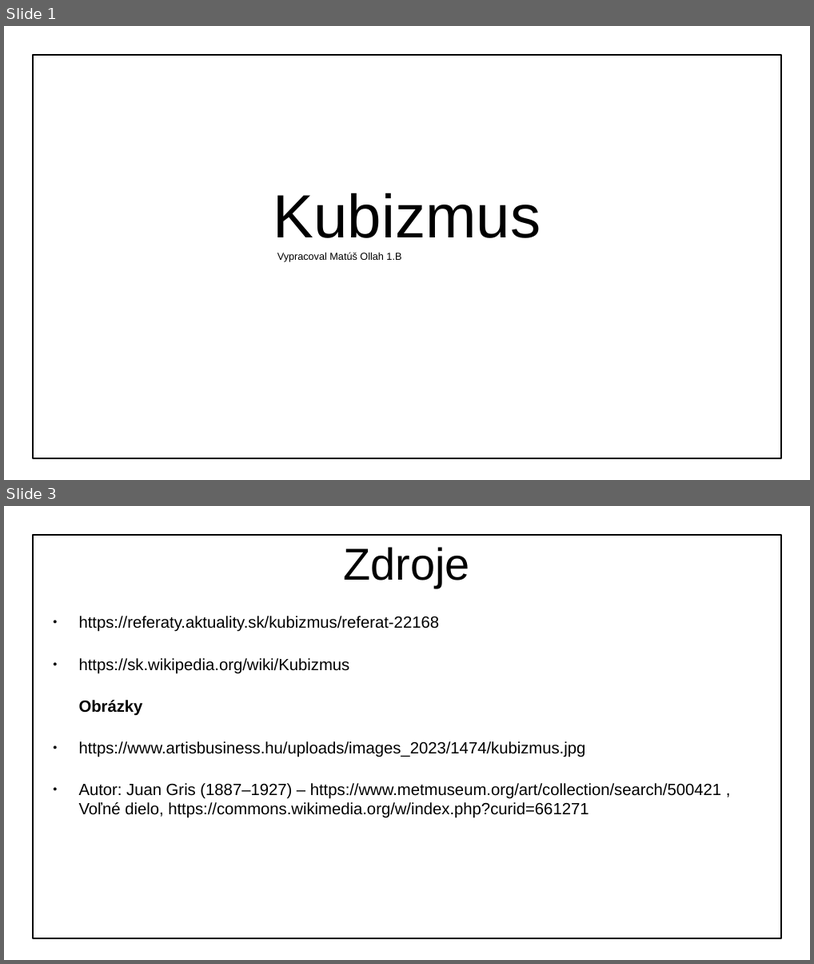
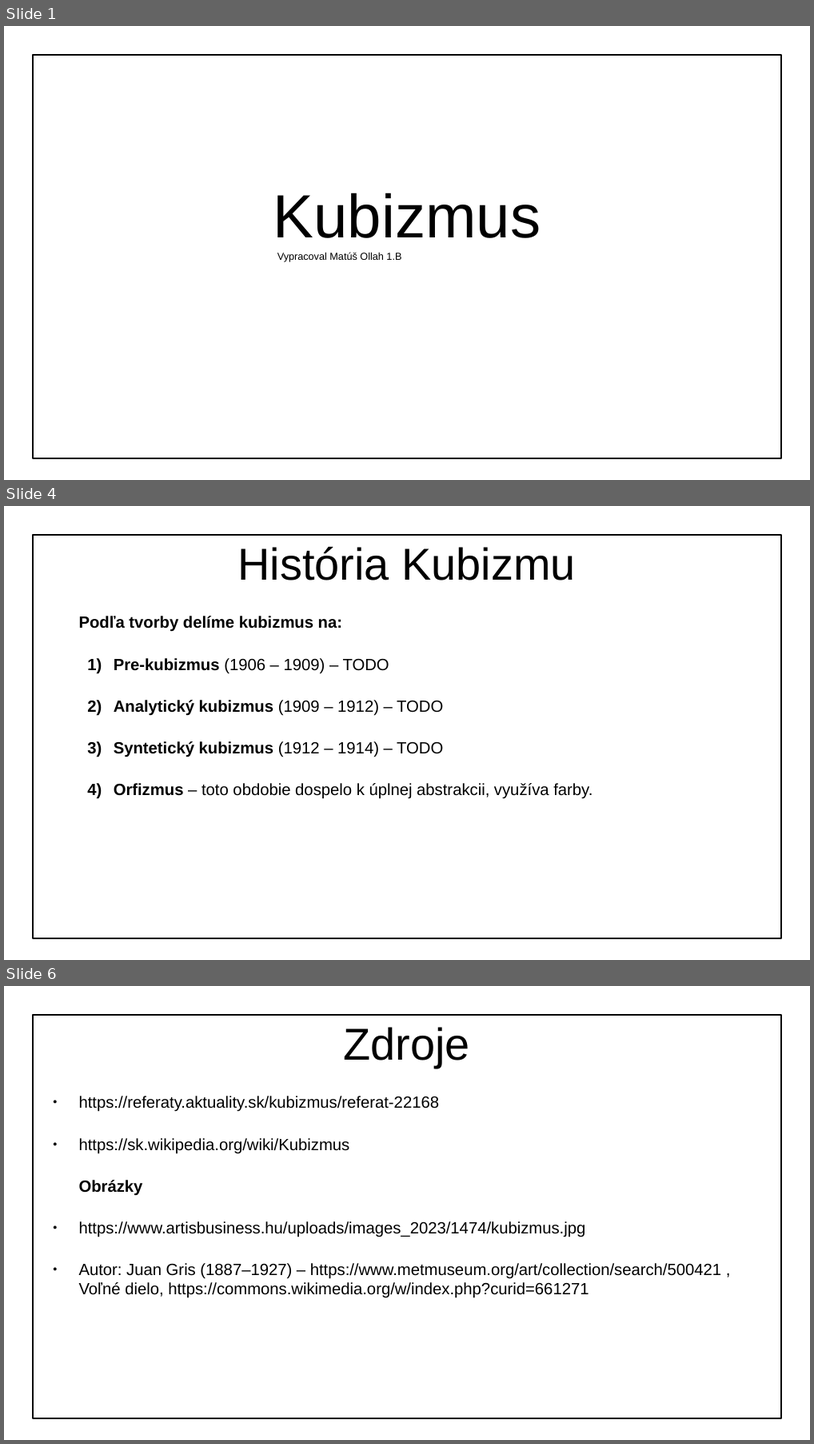
Before and after one commit to MatusOllah/kubizmus-ukl, a slide deck: kubizmus-ukl.odp. Shown one above the other, each under a label of ours: slides 1 and 3 before the commit, slides 1, 4 and 6 after it; the slides between them are not shown. The pictures are 814x964 and 814x1444 pixels, drawn with LibreOffice and Linux fonts; fonts in the diff are those of the drawing; background and template pictures are left out. Boxes give left, top, right and bottom in pixels: in the first picture for what was removed or moved away, otherwise in the second. Text is boxed around its words. In the diff, an @@ line names an element or a change of style, - is before the commit and + after.

Commit message:
história kubizmu

```diff
--- a/kubizmus-ukl.odp
+++ b/kubizmus-ukl.odp
@@ slide 4 added at bbox=[4, 506, 810, 960], background picture (left out) @@
@@ rectangle added at bbox=[33, 535, 782, 938], fill #FFFFFF at 75% opacity, outline #000000 2.01 pt @@
@@ title added at bbox=[238, 547, 575, 580], 44 pt, text #000000 @@
+História Kubizmu
@@ text added at bbox=[79, 616, 593, 799], 16 pt, text #000000 @@
+Podľa tvorby delíme kubizmus na:
+  1) Pre-kubizmus (1906 – 1909) – TODO
+  2) Analytický kubizmus (1909 – 1912) – TODO
+  3) Syntetický kubizmus (1912 – 1914) – TODO
+  4) Orfizmus – toto obdobie dospelo k úplnej abstrakcii, využíva farby.
@@ what was slide 3 is now slide 6 @@
```
Also in this commit, not shown: 1 slide changed, 2 other slides added.
